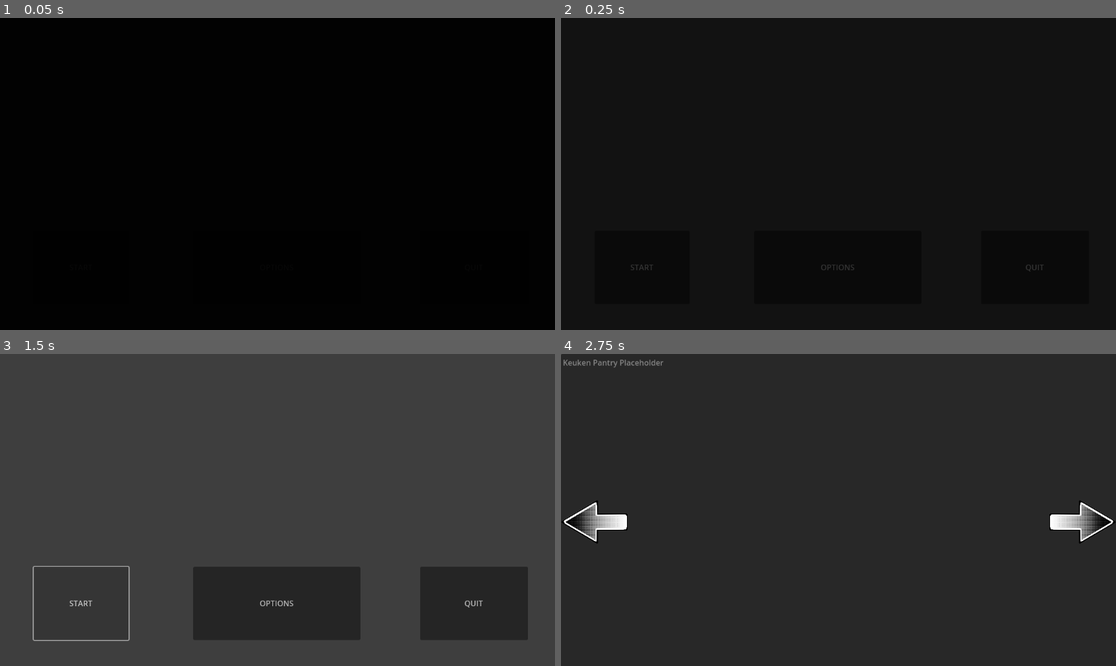
Above: before the commit, frames 1-4 (two rows, left to right).
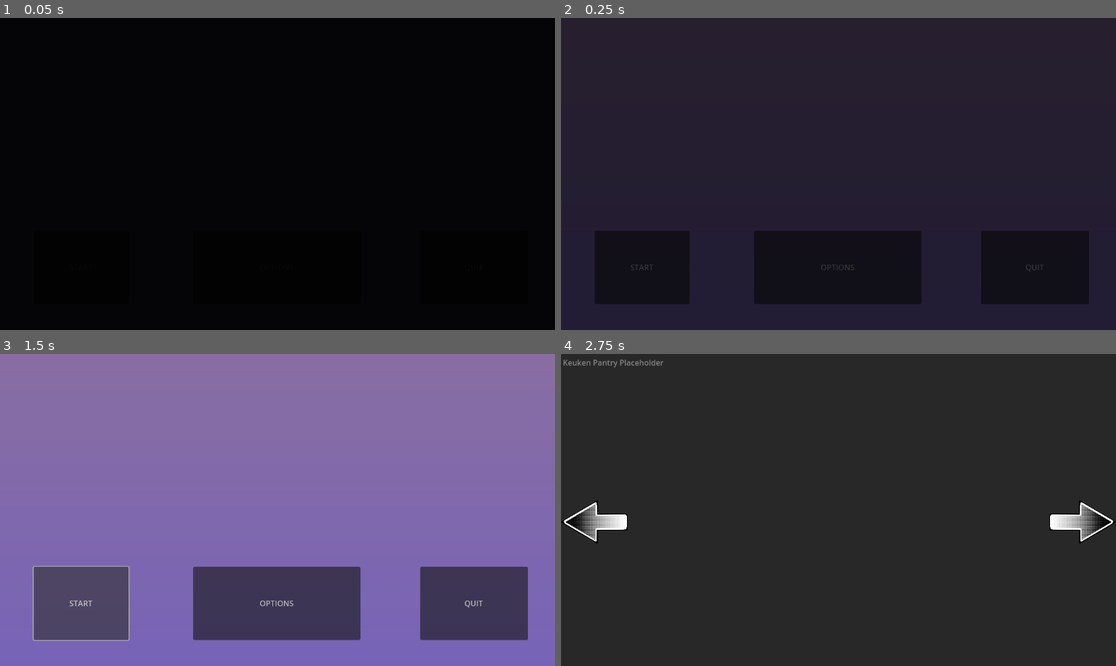
Above: after the commit, the same moments.

Repository: authenticBloodshed/gOATmeal
Game: Godot game, scene res://MainMenu.tscn
Two runs of this game, one before a commit and one after it. Both use one fixed random seed, a clock stepped at 60 frames per second and the inputs below.
Inputs:
- Up to frame 1 (0.05 s): no input
- Up to frame 2 (0.25 s): no input
- Up to frame 3 (1.5 s): click "OPTIONS" at 0.5 s; click "START" at 1.25 s
- Up to frame 4 (2.75 s): click "START" at 2 s

The runs differ from the first frame. In frame 2, 84% of the frame differs, in the area x 0-100%, y 0-100%; in frame 3, 100%; in frame 4, nothing differs.

Commit message:
Added backgrounds to menus

Diff:
--- a/MainMenu.tscn
+++ b/MainMenu.tscn
@@ -1,11 +1,17 @@
-[gd_scene load_steps=4 format=3 uid="uid://47yv1o6ecd5y"]
+[gd_scene load_steps=5 format=3 uid="uid://47yv1o6ecd5y"]
 
 [ext_resource type="Script" path="res://MainMenu.gd" id="1_a0sld"]
 [ext_resource type="PackedScene" uid="uid://10ngpxurb116" path="res://transitions.tscn" id="2_f6nk4"]
+[ext_resource type="Texture2D" uid="uid://2rxfmyccdb2k" path="res://background2.png" id="2_iox2c"]
 [ext_resource type="AudioStream" uid="uid://de83sj2no0dya" path="res://562294-colorscrimsontears-click_mRrswwXk.wav" id="3_0rea3"]
 
 [node name="MainMenu" type="Node2D"]
 script = ExtResource("1_a0sld")
+
+[node name="Background2" type="Sprite2D" parent="."]
+position = Vector2(576.5, 330)
+scale = Vector2(0.6115, 0.33)
+texture = ExtResource("2_iox2c")
 
 [node name="ButtonManager" type="Control" parent="."]
 layout_mode = 3
--- a/optionsMenu.tscn
+++ b/optionsMenu.tscn
@@ -1,11 +1,17 @@
-[gd_scene load_steps=4 format=3 uid="uid://bgfic17nc60f4"]
+[gd_scene load_steps=5 format=3 uid="uid://bgfic17nc60f4"]
 
 [ext_resource type="Script" path="res://optionsMenu.gd" id="1_5als8"]
 [ext_resource type="PackedScene" uid="uid://10ngpxurb116" path="res://transitions.tscn" id="2_27tpq"]
 [ext_resource type="AudioStream" uid="uid://de83sj2no0dya" path="res://562294-colorscrimsontears-click_mRrswwXk.wav" id="3_qnfkd"]
+[ext_resource type="Texture2D" uid="uid://2rxfmyccdb2k" path="res://background2.png" id="4_rdsfs"]
 
 [node name="OptionsMenu" type="Node2D"]
 script = ExtResource("1_5als8")
+
+[node name="Background2" type="Sprite2D" parent="."]
+position = Vector2(579, 328.5)
+scale = Vector2(0.583, 0.3285)
+texture = ExtResource("4_rdsfs")
 
 [node name="ButtonManager" type="Control" parent="."]
 layout_mode = 3
Binary file added: background.png
Not shown, added: background.png.import
Binary file added: background2.png
Not shown, added: background2.png.import
